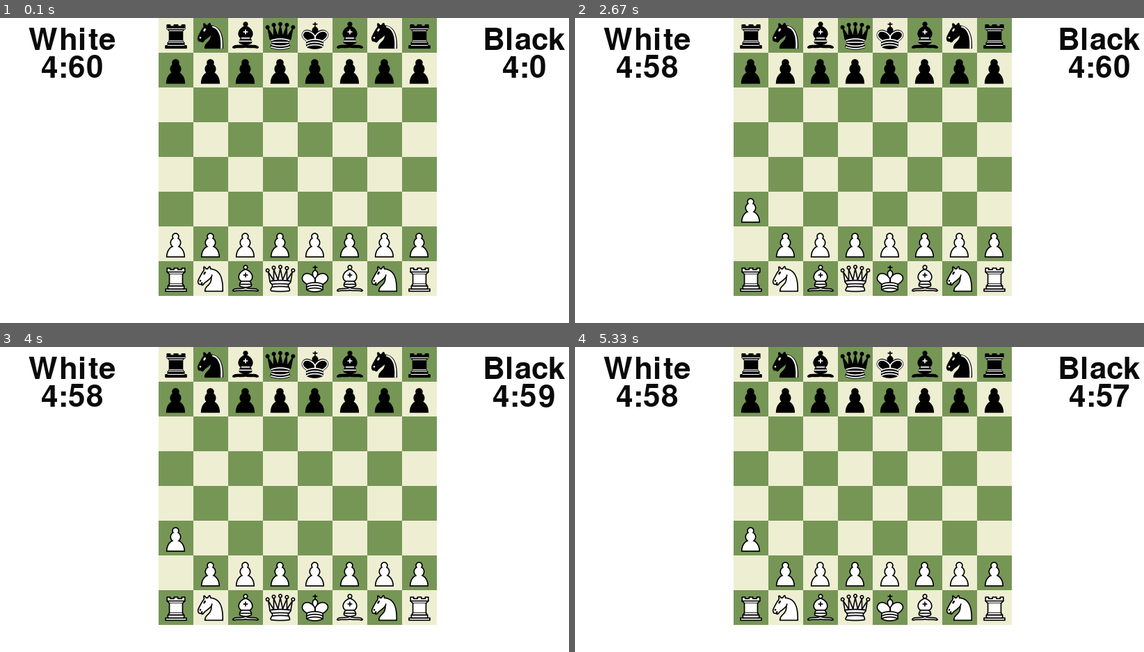
Above: before the commit, frames 1-4 (two rows, left to right).
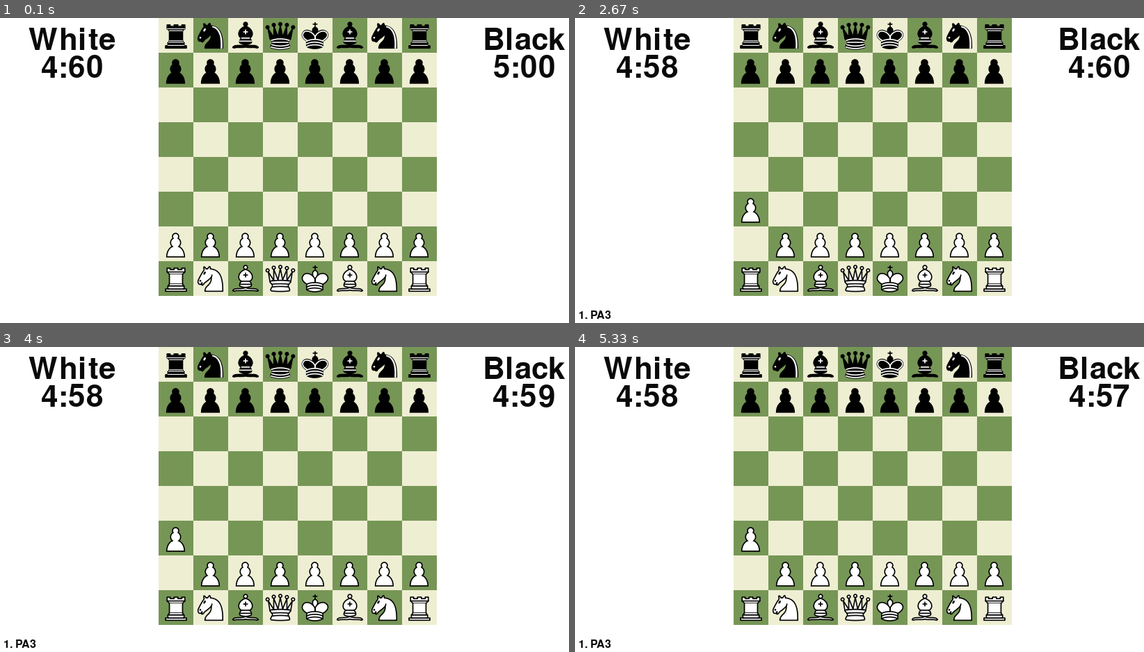
Above: after the commit, the same moments.

Repository: Lartg/pygame-chess
Game: pygame game, started from main.py
The game is run twice, just before and just after one commit, with the same random seed, the same clock (stepped at 60 frames per second) and the same inputs.
Inputs (mouse positions are in pixels of both pictures, inside the frame that each line leads up to):
- Up to frame 1 (0.1 s): no input
- Up to frame 2 (2.67 s): click (859, 277) at 0.38 s; press the mouse at (859, 277) at 0.7 s; move the mouse to (825, 234) at 0.8 s; release the mouse at (796, 194) at 0.93 s; press the mouse at (751, 277) at 1.03 s; move the mouse to (813, 185) at 1.13 s; release the mouse at (876, 94) at 1.27 s; click (893, 271) at 1.38 s; press the mouse at (751, 243) at 2.27 s; move the mouse to (757, 231) at 2.37 s; release the mouse at (768, 219) at 2.5 s
- Up to frame 3 (4 s): no input
- Up to frame 4 (5.33 s): no input

The runs differ from the first frame. In frame 1, 0.4% of the frame differs, in the area x 86-98%, y 12-20%; in frame 2, less than 0.1%; in frame 3, less than 0.1%; in frame 4, less than 0.1%.

Commit message:
finished project

Diff:
--- a/loggers.py
+++ b/loggers.py
@@ -1,9 +1,10 @@
 import pygame
+from pygame import display
 
 def run_clocks(w_time, b_time, background_color, screen):
   font = pygame.font.Font(None, 64)
 # white background/label -----------------------------
-  w_background = pygame.draw.rect(screen, background_color, pygame.Rect((0, 0, 200, 200)))
+  w_background = pygame.draw.rect(screen, background_color, pygame.Rect((0, 0, 200, 100)))
   w_text = font.render('White', True, (10, 10, 10))
   w_textpos = w_text.get_rect(centerx=125, y=10)
   screen.blit(w_text, w_textpos)
@@ -16,14 +17,102 @@
   screen.blit(w_text, w_textpos)
 
 # black background/label -----------------------------
-  b_background = pygame.draw.rect(screen, background_color, pygame.Rect((651, 0, 249, 200)))
+  b_background = pygame.draw.rect(screen, background_color, pygame.Rect((651, 0, 249, 100)))
   b_text = font.render('Black', True, (10, 10, 10))
   b_textpos = b_text.get_rect(centerx=775, y=10)
   screen.blit(b_text, b_textpos)
 # white's time ------------------------------
 
   b_display_time = f'{round(b_time/60)-1}:{round(b_time%60)}'
+  if b_time == 300:
+    b_display_time = '5:00'
   b_text = font.render(b_display_time, True, (10, 10, 10))
   b_textpos = b_text.get_rect(centerx=775, y=50)
-  # screen.blit(screen, b_background)
   screen.blit(b_text, b_textpos)
+
+def count_material(w_captures, b_captures, screen):
+  for piece in w_captures:
+    row = w_captures.index(piece)
+    if row < 4:
+      row = 0
+    elif row < 8:
+      row = 1
+    elif row < 12:
+      row = 2
+    elif row < 16:
+      row = 3
+    piece.position = [50 + 50*(w_captures.index(piece)%4), 150 + row*50]
+    piece.render_piece(screen)
+  for piece in b_captures:
+    row = b_captures.index(piece)
+    if row < 4:
+      row = 0
+    elif row < 8:
+      row = 1
+    elif row < 12:
+      row = 2
+    elif row < 16:
+      row = 3
+    piece.position = [700 + 50*(b_captures.index(piece)%4), 150 + row*50]
+    piece.render_piece(screen)
+  pass
+
+def log_moves(screen, background_color, selected_piece, turn, moves):
+
+  files = [
+    range(250,301),
+    range(300,351),
+    range(350,401),
+    range(400,451),
+    range(450,501),
+    range(500,551),
+    range(550,601),
+    range(600,651)]
+
+  file_names = [
+    'A',
+    'B',
+    'C',
+    'D',
+    'E',
+    'F',
+    'G',
+    'H'
+  ]
+  ranks = [
+    range(350,401),
+    range(300,351),
+    range(250,301),
+    range(200,251),
+    range(150,201),
+    range(100,151),
+    range(50,101),
+    range(0,51)]
+  for file in files:
+    if selected_piece.position[0] in file:
+      file_name = file_names[files.index(file)]
+      for rank in ranks:
+        if selected_piece.position[1] in rank:
+          rank_name = str(ranks.index(rank) + 1)
+
+
+
+  move_log_background = pygame.draw.rect(screen, background_color, pygame.Rect((0,400,900,400)))
+  font = pygame.font.Font(None, 24)
+
+  moves.append(f'{turn}. {selected_piece.name[-1]}{file_name}{rank_name}')
+
+  for move in moves:
+    column = moves.index(move)
+    row = 0
+    for x in range(1,15):
+      if moves.index(move) > 10*x:
+        column -= 11
+        row += 1
+
+
+    move_text = font.render(move, True, (10, 10, 10))
+    move_textpos = move_text.get_rect(centerx=50+75*column, y=420+20*row)
+    screen.blit(move_text, move_textpos)
+
+  pass
--- a/main.py
+++ b/main.py
@@ -1,9 +1,9 @@
 import pygame
 from pygame.constants import MOUSEBUTTONDOWN, MOUSEBUTTONUP
 from board import board
-from pieces import Piece, Pawn, King, Rook, Bishop
+from pieces import Queen
 from standard_setup import standard_setup
-from loggers import run_clocks
+from loggers import run_clocks, count_material, log_moves
 
 pygame.init()
 
@@ -14,6 +14,9 @@
   chess = board()
   chess.draw_board_squares(screen)
   pieces = standard_setup
+  w_captures = []
+  b_captures = []
+  moves = []
   selected_piece = ''
   pygame.display.flip()
   running = True
@@ -26,7 +29,7 @@
   for piece in pieces:
       piece.render_piece(screen)
   while running:
-
+    count_material(w_captures, b_captures, screen)
     for event in pygame.event.get():
       if event.type == MOUSEBUTTONDOWN:
         for piece in pieces:
@@ -48,11 +51,21 @@
                 selected_piece.position = old_position
               elif 'w' in piece.name and 'b' in selected_piece.name:
                   pieces.remove(piece)
+                  b_captures.append(piece)
+
               elif 'b' in piece.name and 'w' in selected_piece.name:
                   pieces.remove(piece)
+                  w_captures.append(piece)
+
           step1 = False
           if selected_piece.position != old_position:
+            log_moves(screen, background_color, selected_piece, turn, moves)
             turn += 1
+          if 'P' in selected_piece.name:
+            if ('b' in selected_piece.name and selected_piece.position[1] > 360) or ('w' in selected_piece.name and selected_piece.position[1] < 50):
+              promoted_pawn = Queen(f'{selected_piece.name[0]}Q', selected_piece.position[0], selected_piece.position[1])
+              pieces.remove(selected_piece)
+              pieces.append(promoted_pawn)
           selected_piece = ''
           for piece in pieces:
             piece.render_piece(screen)
@@ -61,9 +74,9 @@
         running = False
       pygame.display.update(200,0,500,500)
 
-    if turn % 2 == 0:
+    if turn % 2 == 0 and b_time > 0:
       b_time -= dt
-    else:
+    elif turn % 2 != 0 and w_time > 0:
       w_time -= dt
 
     dt = clock.tick(30)/1000
--- a/pieces.py
+++ b/pieces.py
@@ -1,6 +1,7 @@
 import pygame
 from board import board
 from pygame.constants import MOUSEBUTTONDOWN, MOUSEBUTTONUP
+
 images = {
   'wP': 'Sprites/whitePawn.png',
   'bP':'Sprites/blackPawn.png',
@@ -16,6 +17,11 @@
   'bQ':'Sprites/blackQueen.png'
 }
 
+
+
+
+
+
 class Piece():
   def __init__(self, name, positionX, positionY):
     self.name = name
@@ -38,6 +44,7 @@
             if piece != self and piece.position == new_position:
               return
           self.position = board.return_board_position(pygame.mouse.get_pos())
+
           self.render_piece(screen)
           board.draw_board_squares(screen)
           return
@@ -45,7 +52,9 @@
         for piece in pieces:
             if piece != self and piece.position == new_position:
               return
+
         self.position = board.return_board_position(pygame.mouse.get_pos())
+
         self.render_piece(screen)
         board.draw_board_squares(screen)
         return
@@ -53,6 +62,7 @@
         for piece in pieces:
           if piece != self and piece.position == new_position:
             self.position = board.return_board_position(pygame.mouse.get_pos())
+
             self.render_piece(screen)
             board.draw_board_squares(screen)
         return
@@ -63,6 +73,7 @@
             if piece != self and piece.position == new_position:
               return
           self.position = board.return_board_position(pygame.mouse.get_pos())
+
           self.render_piece(screen)
           board.draw_board_squares(screen)
           return
@@ -71,6 +82,7 @@
             if piece != self and piece.position == new_position:
               return
         self.position = board.return_board_position(pygame.mouse.get_pos())
+
         self.render_piece(screen)
         board.draw_board_squares(screen)
         return
@@ -78,12 +90,15 @@
         for piece in pieces:
           if piece != self and piece.position == new_position:
             self.position = board.return_board_position(pygame.mouse.get_pos())
+
             self.render_piece(screen)
             board.draw_board_squares(screen)
         return
-
-  def promote_pawn():
-    pass
+  def promote(self, selected_piece, pieces):
+
+    pass
+
+
   pass
 
 class Bishop(Piece):
@@ -264,10 +279,46 @@
       pass
     pass
 
+
+
 class King(Piece):
   def move(self, pieces, board, screen):
     new_position = board.return_board_position(pygame.mouse.get_pos())
     translation = [self.position[0] - new_position[0], self.position[1] - new_position[1]]
+    if self.position == [475, 375] and 'w' in self.name:
+        if new_position[0] == 575 and new_position[1] == 375:
+          for piece in pieces:
+              if piece.name == 'wR' and piece.position == [625,375]:
+                piece.position = [525,375]
+                self.position = board.return_board_position(pygame.mouse.get_pos())
+                self.render_piece(screen)
+                board.draw_board_squares(screen)
+                return
+        elif new_position[0] == 375 and new_position[1] == 375:
+          for piece in pieces:
+              if piece.name == 'wR' and piece.position == [275,375]:
+                piece.position = [425,375]
+                self.position = board.return_board_position(pygame.mouse.get_pos())
+                self.render_piece(screen)
+                board.draw_board_squares(screen)
+                return
+    if self.position == [475, 25] and 'b' in self.name:
+        if new_position[0] == 575 and new_position[1] == 25:
+          for piece in pieces:
+              if piece.name == 'bR' and piece.position == [625, 25]:
+                piece.position = [525, 25]
+                self.position = board.return_board_position(pygame.mouse.get_pos())
+                self.render_piece(screen)
+                board.draw_board_squares(screen)
+                return
+        elif new_position[0] == 375 and new_position[1] == 25:
+          for piece in pieces:
+              if piece.name == 'bR' and piece.position == [275,25]:
+                piece.position = [425,25]
+                self.position = board.return_board_position(pygame.mouse.get_pos())
+                self.render_piece(screen)
+                board.draw_board_squares(screen)
+                return
     if translation[0] <= 50 and translation[0] >= -50:
       if translation[1] <= 50 and translation[1] >= -50:
         if translation[0] != 0 or translation[1]!= 0:
Not shown, added: readme.md
